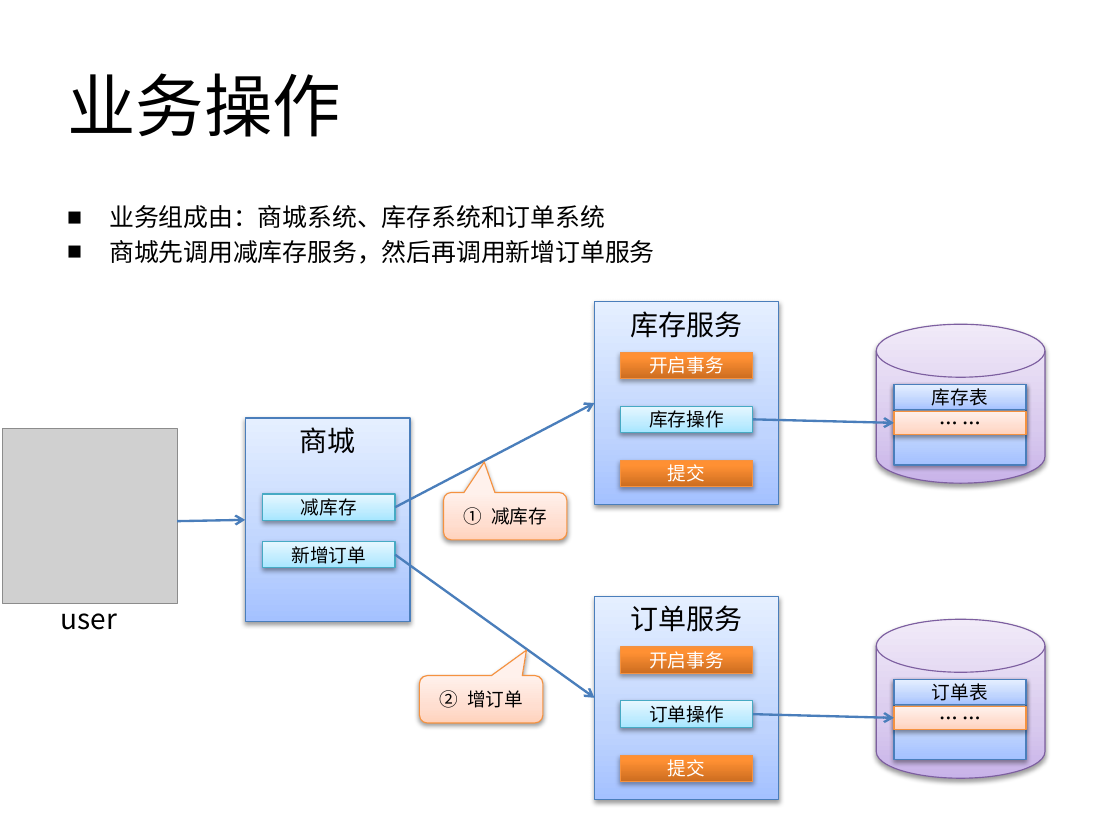
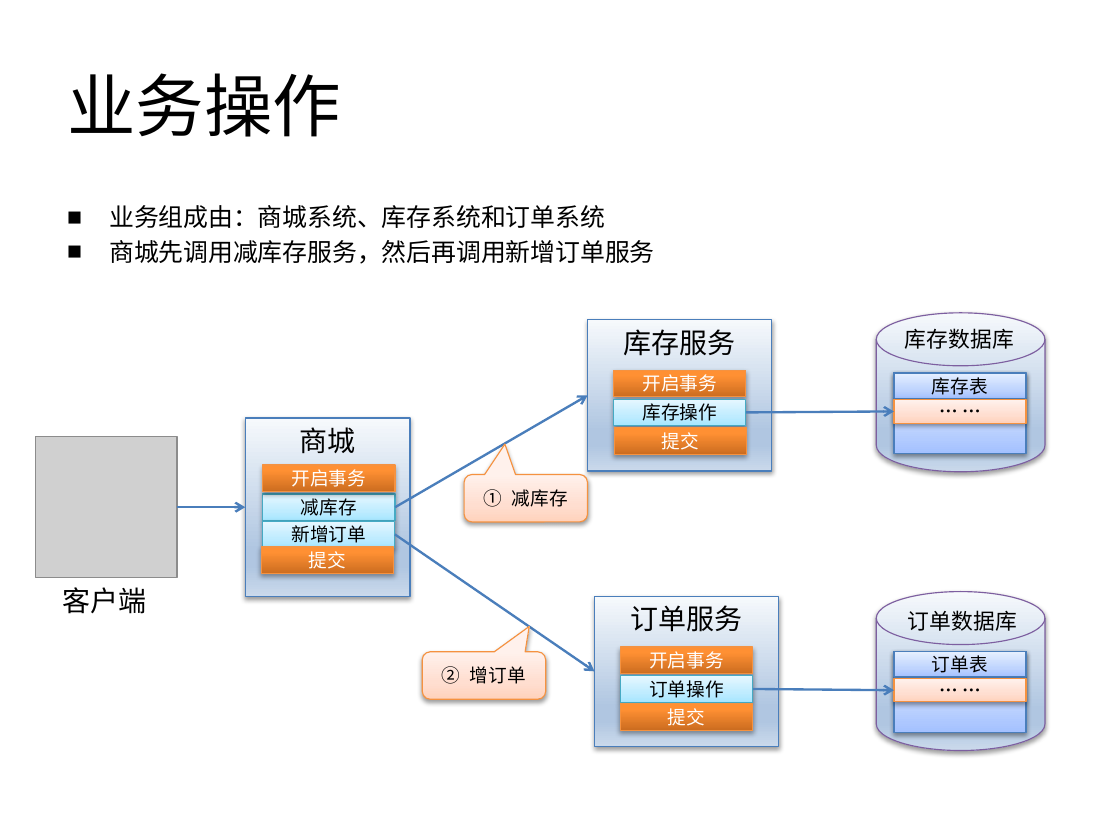
Before and after one commit to balancebeam/galaxy, a slide deck: slide 11 of galaxy-doc/分布式事务.pptx. Drawn at 1120x840 pixels with LibreOffice and Linux fonts; fonts in the diff are those of the drawing; grey boxes stand for pictures. Boxes give left, top, right and bottom in pixels: in the first picture for what was removed or moved away, otherwise in the second. Text is boxed around its words. In the diff, an @@ line names an element or a change of style, - is before the commit and + after.

```diff
--- a/galaxy-doc/分布式事务.pptx
+++ b/galaxy-doc/分布式事务.pptx
@@ rectangle "库存服务": place and size @@
-rectangle "库存服务" at [595,301,780,504]
+rectangle "库存服务" at [588,319,773,470]
@@ cylinder: place and size @@
-cylinder at [876,325,1045,484]
+cylinder at [876,312,1045,472]
@@ cylinder at [876,312,1045,472]: fill gradient #C9B5E8 to #D8CBEE to #F0EAF9 to gradient #F6F9FC to #B0C6E1 to #CAD9EB @@
@@ text added at [905,328,1014,349], 14 pt, text #000000 @@
+库存数据库
@@ rectangle "开启事务": place and size @@
-rectangle "开启事务" at [620,352,753,379]
+rectangle "开启事务" at [614,371,746,398]
@@ rectangle "商城": place and size @@
-rectangle "商城" at [245,418,410,622]
+rectangle "商城" at [245,418,410,596]
@@ arrow moved from (395, 507) - (595, 403) to (395, 507) - (588, 395) @@
@@ rectangle "库存操作": place and size @@
-rectangle "库存操作" at [620,407,753,433]
+rectangle "库存操作" at [614,399,746,426]
@@ arrow moved from (753, 419) - (894, 423) to (746, 412) - (894, 411) @@
@@ 3 rectangles: place and size @@
-3 rectangles at [894,384,1026,465]
+3 rectangles at [894,373,1026,454]
@@ picture: place and size @@
-picture at [2,429,177,604]
+picture at [36,437,177,578]
@@ rectangle "提交": place and size @@
-rectangle "提交" at [620,460,753,487]
+rectangle "提交" at [614,428,746,455]
@@ rectangle added at [263,465,395,492], fill gradient #CC6E20 to #FF9034 to #FF9136, outline #F69240 0.75 pt, 12 pt, text #FFFFFF @@
+开启事务
@@ rounded speech box "减库存": place and size @@
-rounded speech box "减库存" at [444,493,567,540]
+rounded speech box "减库存" at [464,475,587,522]
@@ arrow moved from (177, 521) - (245, 520) to (177, 507) - (245, 507) @@
@@ rectangle "新增订单": place and size @@
-rectangle "新增订单" at [263,541,395,568]
+rectangle "新增订单" at [262,521,394,548]
@@ arrow moved from (395, 554) - (595, 698) to (395, 534) - (595, 671) @@
@@ rectangle added at [261,547,393,573], fill gradient #CC6E20 to #FF9034 to #FF9136, outline #F69240 0.75 pt, 12 pt, text #FFFFFF @@
+提交
@@ text at [63,587,147,614]: text changed @@
-user
+客户端
@@ fill gradient #A4C4FF to #BFD4FF to #E6EEFF to gradient #F6F9FC to #B0C6E1 to #CAD9EB in 3 elements at [245,418,410,596], [588,319,773,470], [595,596,780,746] @@
@@ rectangle "订单服务": place and size @@
-rectangle "订单服务" at [595,596,780,799]
+rectangle "订单服务" at [595,596,780,746]
@@ 3 rectangles, 1 cylinder: place and size @@
-3 rectangles, 1 cylinder at [876,619,1045,778]
+3 rectangles, 1 cylinder at [876,591,1045,750]
@@ cylinder at [876,591,1045,750]: fill gradient #C9B5E8 to #D8CBEE to #F0EAF9 to gradient #F6F9FC to #B0C6E1 to #CAD9EB @@
@@ text added at [908,610,1017,631], 14 pt, text #000000 @@
+订单数据库
@@ 1 rounded speech box, 1 rectangle, 1 arrow: place and size @@
-1 rounded speech box, 1 rectangle, 1 arrow at [420,675,894,728]
+1 rounded speech box, 1 rectangle, 1 arrow at [422,652,894,702]
@@ rectangle "提交": place and size @@
-rectangle "提交" at [620,755,753,782]
+rectangle "提交" at [620,703,753,730]
```
Also in this commit, not shown: 8 other slides changed, 8 slides added, 13 slides removed, 1 other file.
